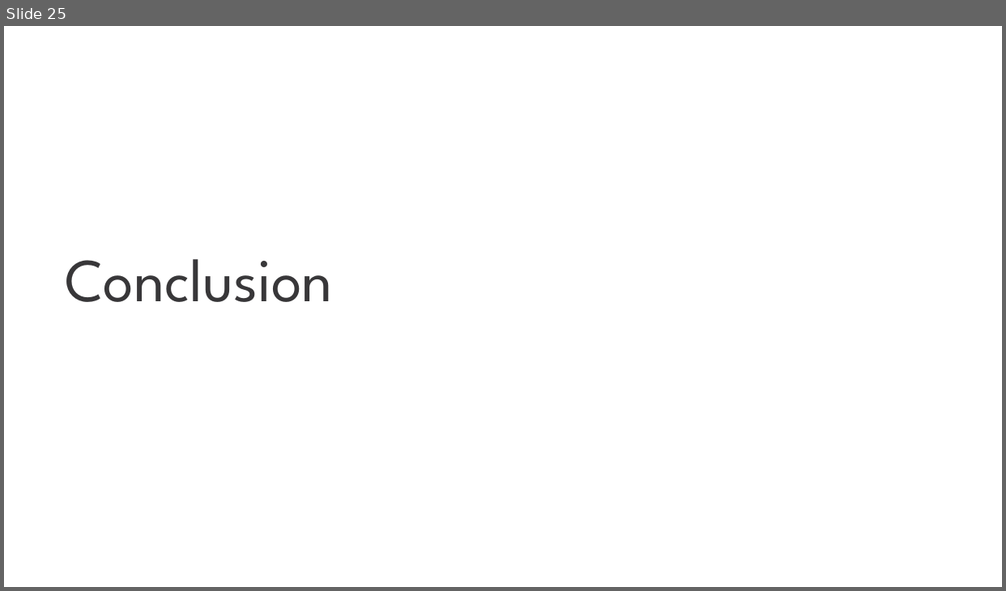
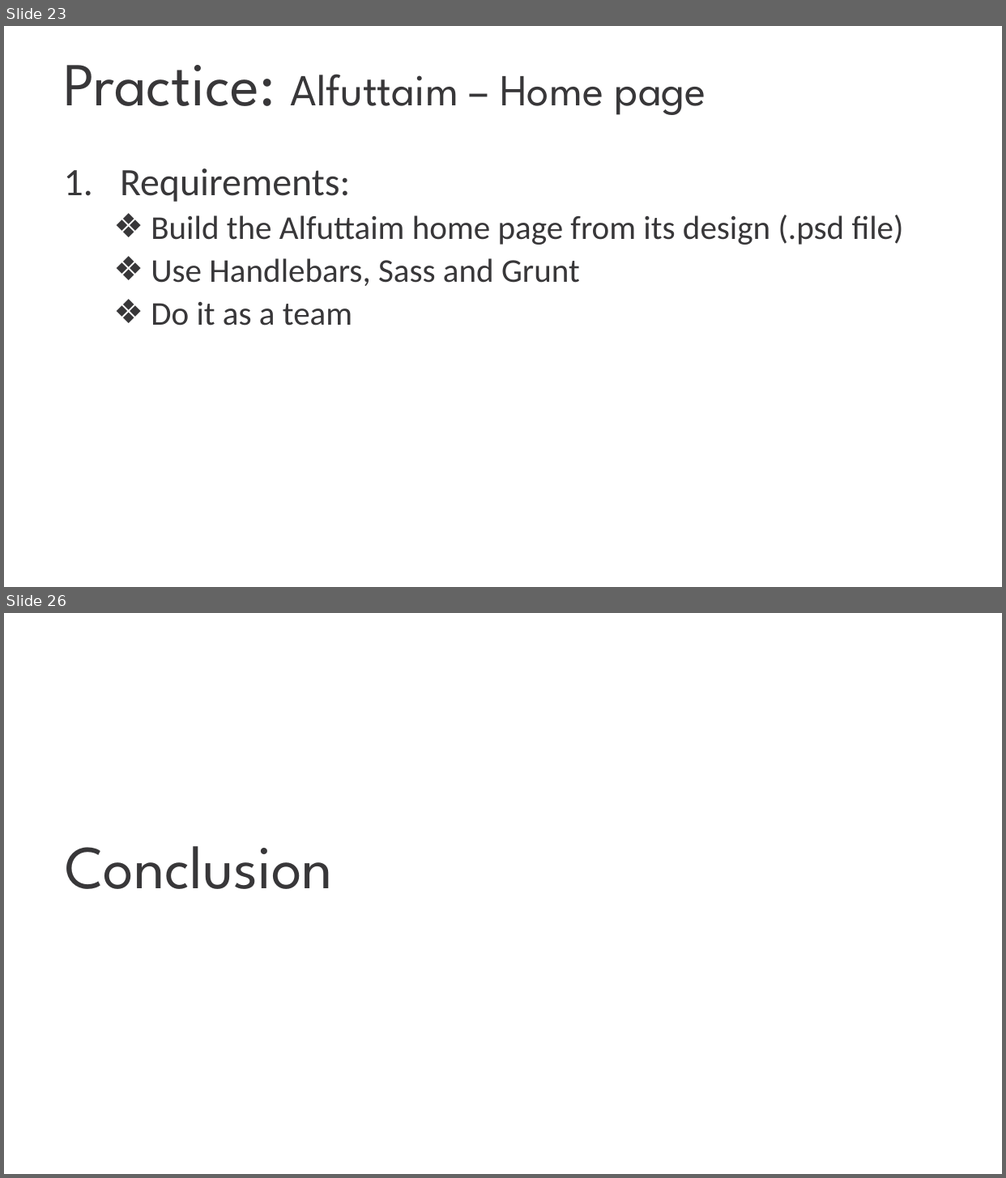
Before and after one commit to nam-tran-niteco/Wordpress-Demo, a slide deck: Wordpress Migration.pptx. Shown one above the other, each under a label of ours: slide 25 before the commit, slides 23 and 26 after it; the slides between them are not shown. The pictures are 1006x591 and 1006x1178 pixels, drawn with LibreOffice and Linux fonts; fonts in the diff are those of the drawing; background and template pictures are left out. Boxes give left, top, right and bottom in pixels: in the first picture for what was removed or moved away, otherwise in the second. Text is boxed around its words. In the diff, an @@ line names an element or a change of style, - is before the commit and + after.

```diff
--- a/Wordpress Migration.pptx
+++ b/Wordpress Migration.pptx
@@ slide 23 added at bbox=[4, 26, 1002, 587], background picture (left out) @@
@@ title added at bbox=[64, 65, 706, 115], 32 pt, text #383739 @@
+Practice: Alfuttaim – Home page
@@ text added at bbox=[120, 169, 904, 326], 24 pt, text #383739 @@
+1. Requirements:
+  ❖ Build the Alfuttaim home page from its design (.psd file)
+  ❖ Use Handlebars, Sass and Grunt
+  ❖ Do it as a team
@@ what was slide 25 is now slide 26 @@
```
Also in this commit, not shown: 7 slides changed, 4 other slides added, 41 slides removed.
